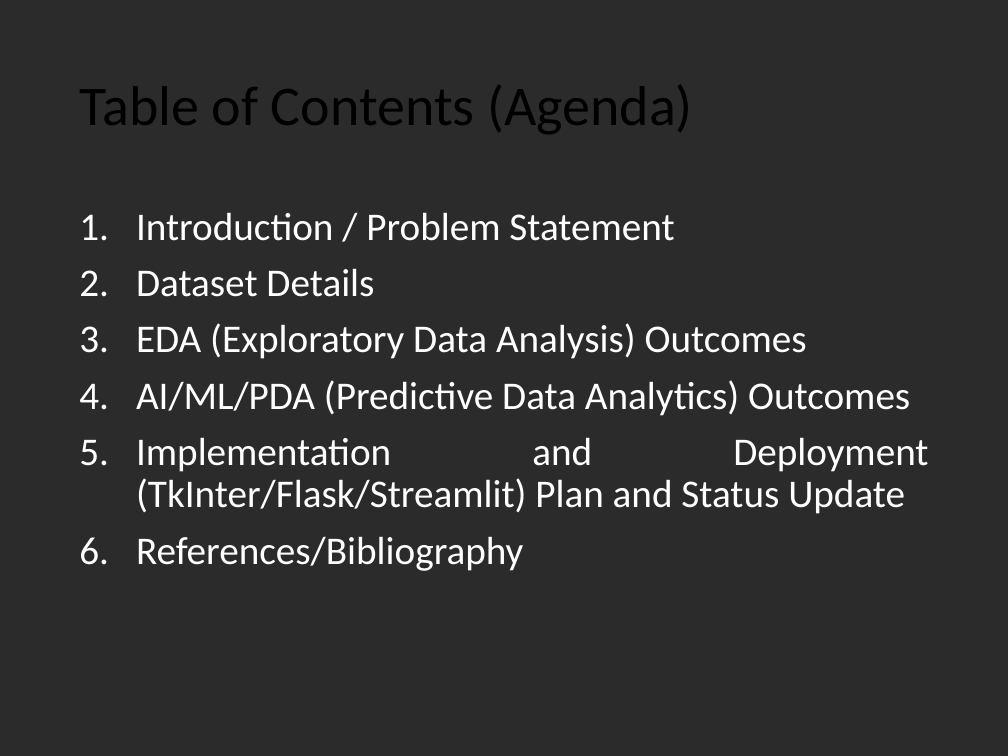
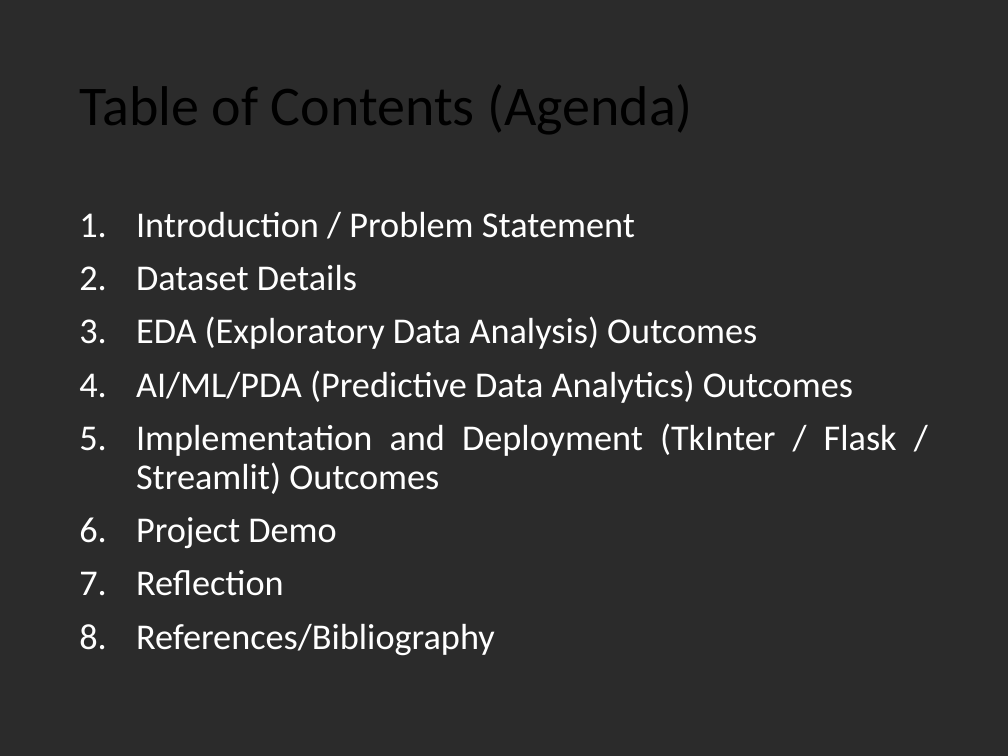
Before and after one commit to cooldreamer/ST1-Capstone-Assignment-2024, a slide deck: slide 2 of ST1_4483_8995_capstone_ppt.pptx. Drawn at 1008x756 pixels with LibreOffice and Linux fonts; fonts in the diff are those of the drawing; background and template pictures are left out; a plain dark background stands for a picture behind light text. Boxes give left, top, right and bottom in pixels: in the first picture for what was removed or moved away, otherwise in the second. Text is boxed around its words. In the diff, an @@ line names an element or a change of style, - is before the commit and + after.

```diff
--- a/ST1_4483_8995_capstone_ppt.pptx
+++ b/ST1_4483_8995_capstone_ppt.pptx
@@ text at bbox=[136, 212, 853, 656]: size 28 to 25.9 pt in "Introduction / Problem Statement", "Dataset Details", "EDA (Exploratory Data Analysis) Outcomes", "AI/ML/PDA (Predictive Data Analytics) Outcomes" and 1 more places @@
@@ text at bbox=[136, 423, 897, 596]: text changed; size 28 to 25.9 pt @@
-5. Implementation and Deployment (TkInter/Flask/Streamlit) Plan and Status Update
+5. Implementation and Deployment (TkInter / Flask / Streamlit) Outcomes
+6. Project Demo
+7. Reflection
```
